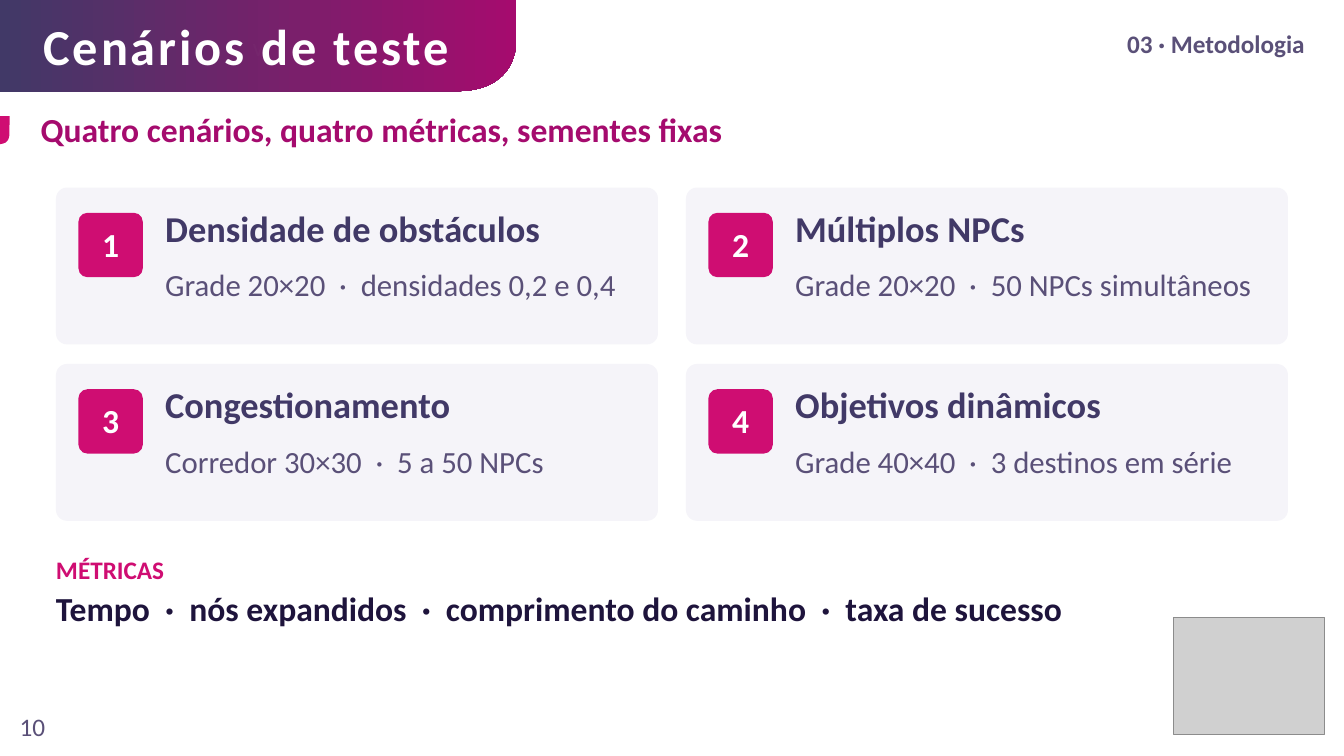
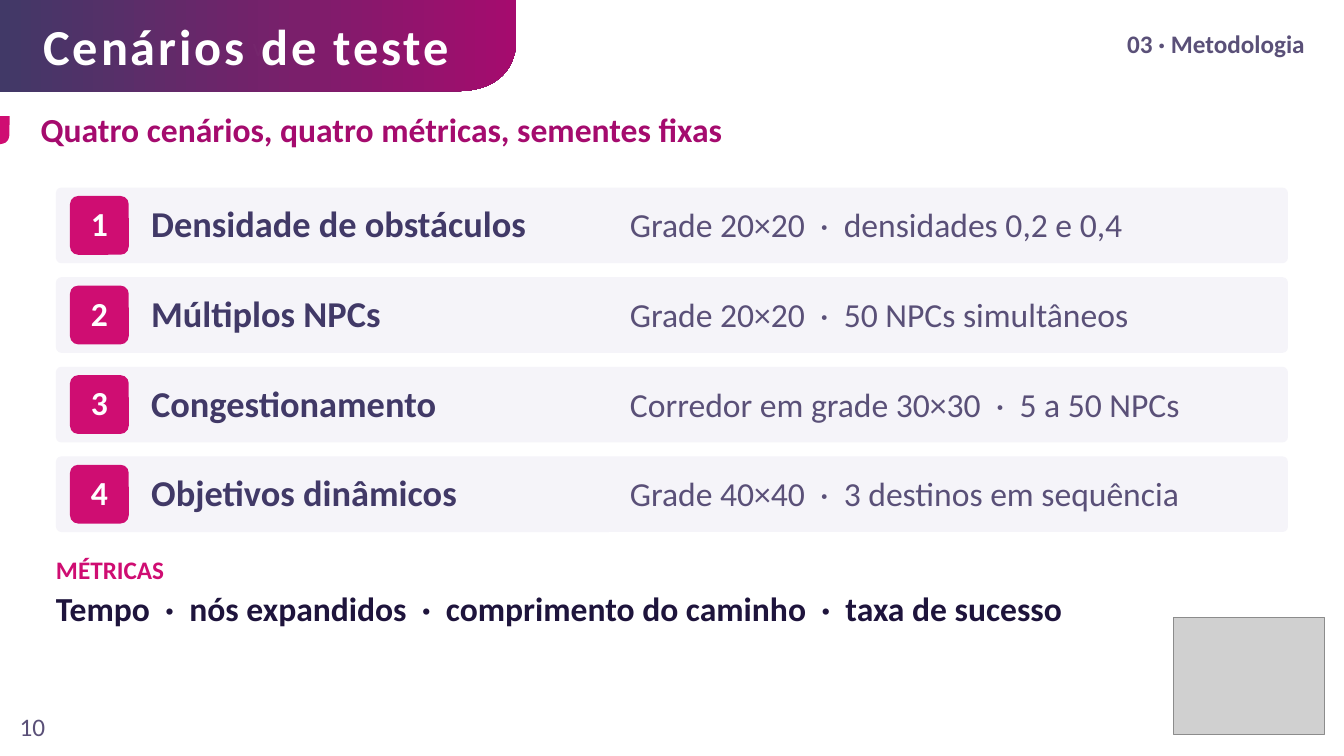
Before and after one commit to jeandeson/pathfinding-quest, a slide deck: slide 10 of apresentacao/TCC_Apresentacao_Jeandeson.pptx. Drawn at 1344x756 pixels with LibreOffice and Linux fonts; fonts in the diff are those of the drawing; grey boxes stand for pictures. Boxes give left, top, right and bottom in pixels: in the first picture for what was removed or moved away, otherwise in the second. Text is boxed around its words. In the diff, an @@ line names an element or a change of style, - is before the commit and + after.

```diff
--- a/apresentacao/TCC_Apresentacao_Jeandeson.pptx
+++ b/apresentacao/TCC_Apresentacao_Jeandeson.pptx
@@ rounded rectangle: place and size @@
-rounded rectangle at (56,188,658,345)
+rounded rectangle at (56,188,1289,263)
@@ text "1": place and size @@
-text "1" at (102,235,119,257)
+text "1" at (91,214,108,236)
@@ rounded rectangle: place and size @@
-rounded rectangle at (79,213,143,277)
+rounded rectangle at (70,196,128,254)
@@ text "Densidade de obstáculos": place and size @@
-text "Densidade de obstáculos" at (165,216,540,243)
+text "Densidade de obstáculos" at (151,211,526,238)
@@ text "Grade 20×20 · densidades 0,2 ..." at (630,213,1122,241): size 22 to 24 pt @@
@@ text "Grade 20×20 · densidades 0,2 ...": place and size @@
-text "Grade 20×20 · densidades 0,2 ..." at (165,274,616,300)
+text "Grade 20×20 · densidades 0,2 ..." at (630,213,1122,241)
@@ rounded rectangle: place and size @@
-rounded rectangle at (687,188,1289,345)
+rounded rectangle at (56,277,1289,353)
@@ text "2": place and size @@
-text "2" at (732,235,749,257)
+text "2" at (91,304,108,326)
@@ rounded rectangle: place and size @@
-rounded rectangle at (709,213,773,277)
+rounded rectangle at (70,285,128,344)
@@ text "Múltiplos NPCs": place and size @@
-text "Múltiplos NPCs" at (795,216,1024,248)
+text "Múltiplos NPCs" at (151,301,380,333)
@@ text "Grade 20×20 · 50 NPCs ...": place and size @@
-text "Grade 20×20 · 50 NPCs ..." at (795,274,1251,296)
+text "Grade 20×20 · 50 NPCs ..." at (630,303,1128,327)
@@ text "Grade 20×20 · 50 NPCs ..." at (630,303,1128,327): size 22 to 24 pt @@
@@ rounded rectangle: place and size @@
-rounded rectangle at (56,364,658,521)
+rounded rectangle at (56,367,1289,443)
@@ text "3": place and size @@
-text "3" at (102,411,119,434)
+text "3" at (91,393,108,416)
@@ rounded rectangle: place and size @@
-rounded rectangle at (79,389,143,454)
+rounded rectangle at (70,375,128,434)
@@ text "Congestionamento": place and size @@
-text "Congestionamento" at (165,392,450,424)
+text "Congestionamento" at (151,391,436,423)
@@ text at (630,393,1179,423): text changed; size 22 to 24 pt @@
-Corredor 30×30 · 5 a 50 NPCs
+Corredor em grade 30×30 · 5 a 50 NPCs
@@ rounded rectangle: place and size @@
-rounded rectangle at (687,364,1289,521)
+rounded rectangle at (56,457,1289,532)
@@ text "4": place and size @@
-text "4" at (732,411,749,433)
+text "4" at (91,483,108,505)
@@ rounded rectangle: place and size @@
-rounded rectangle at (709,389,773,454)
+rounded rectangle at (70,465,128,523)
@@ text "Objetivos dinâmicos": place and size @@
-text "Objetivos dinâmicos" at (795,392,1101,424)
+text "Objetivos dinâmicos" at (151,480,457,512)
@@ text at (630,482,1178,512): text changed; size 22 to 24 pt @@
-Grade 40×40 · 3 destinos em série
+Grade 40×40 · 3 destinos em sequência
```
Also in this commit, not shown: 5 other slides changed, 10 other files.
